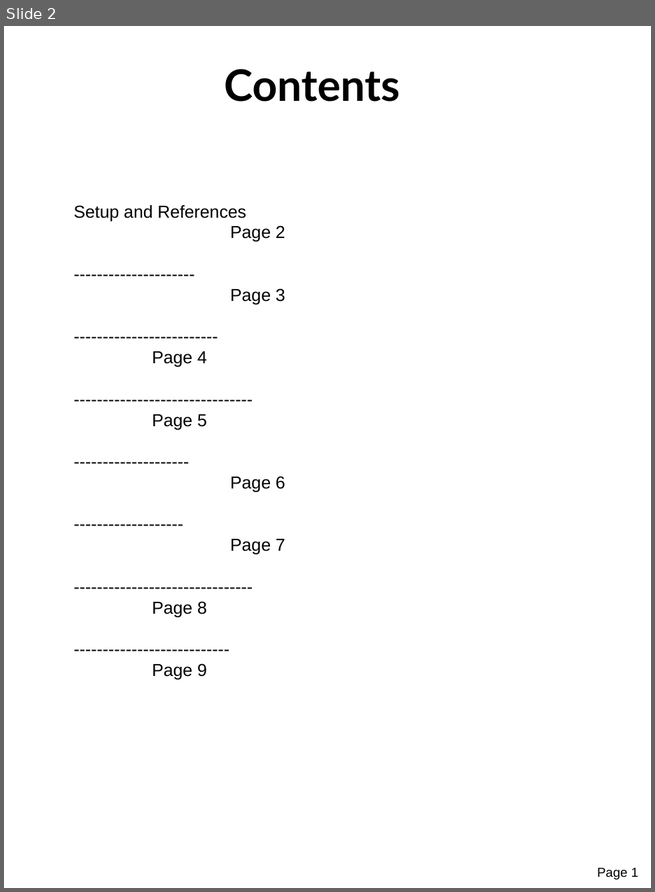
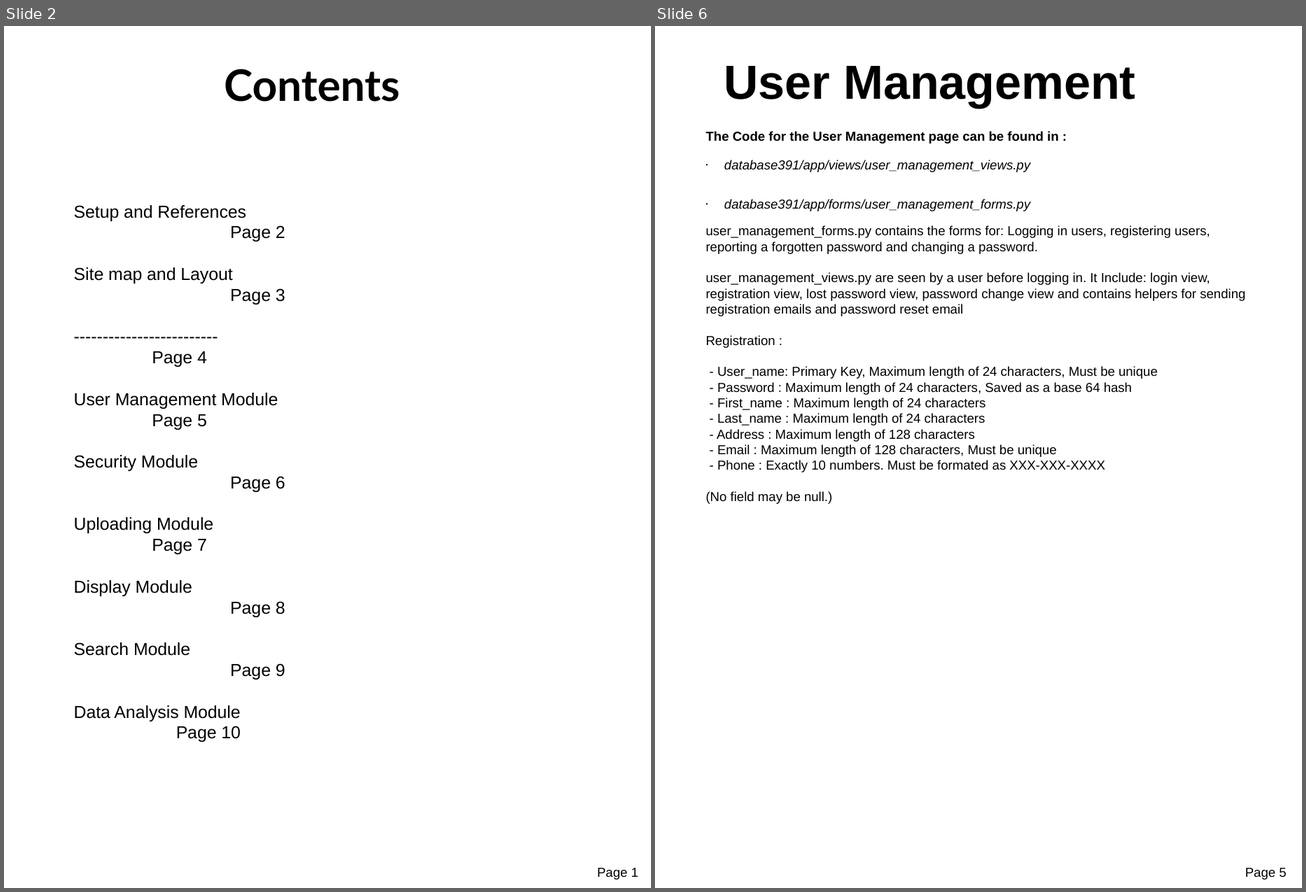
Before and after one commit to Tamarabyte/database391, a slide deck: ProjectReport.odp. Shown side by side, each under a label of ours: slide 2 before the commit, slides 2 and 6 after it; the slides between them are not shown. The pictures are 655x892 and 1306x892 pixels, drawn with LibreOffice and Linux fonts; fonts in the diff are those of the drawing. Boxes give left, top, right and bottom in pixels: in the first picture for what was removed or moved away, otherwise in the second. Text is boxed around its words. In the diff, an @@ line names an element or a change of style, - is before the commit and + after.

```diff
--- a/ProjectReport.odp
+++ b/ProjectReport.odp
@@ slide 6 added at (x1=655, y1=26, x2=1302, y2=888), background #FFFFFF @@
@@ text added at (x1=724, y1=66, x2=1135, y2=108), 44 pt, text #000000, bold @@
+User Management
@@ text added at (x1=706, y1=131, x2=1245, y2=504), 12 pt, text #000000 @@
+The Code for the User Management page can be found in :
+• database391/app/views/user_management_views.py
+• database391/app/forms/user_management_forms.py
+user_management_forms.py contains the forms for: Logging in users, registering users, reporting a forgotten password and changing a password.
+user_management_views.py are seen by a user before logging in. It Include: login view, registration view, lost password view, password change view and contains helpers for sending registration emails and password reset email
+Registration :
+- User_name: Primary Key, Maximum length of 24 characters, Must be unique
+- Password : Maximum length of 24 characters, Saved as a base 64 hash
+- First_name : Maximum length of 24 characters
+- Last_name : Maximum length of 24 characters
+- Address : Maximum length of 128 characters
+- Email : Maximum length of 128 characters, Must be unique
+- Phone : Exactly 10 numbers. Must be formated as XXX-XXX-XXXX
+(No field may be null.)
@@ text added at (x1=1245, y1=868, x2=1286, y2=880), 12 pt, text #000000 @@
+Page 5
@@ slide 2 changed as well @@
@@ text at (x1=74, y1=267, x2=285, y2=305): text changed @@
---------------------- Page 3
+Site map and Layout Page 3
@@ text at (x1=74, y1=393, x2=285, y2=742): text changed @@
-------------------------------- Page 5
--------------------- Page 6
-------------------- Page 7
-------------------------------- Page 8
---------------------------- Page 9
+User Management Module Page 5
+Security Module Page 6
+Uploading Module Page 7
+Display Module Page 8
+Search Module Page 9
+Data Analysis Module Page 10
```
Also in this commit, not shown: 2 other slides changed, 7 other slides added, 1 slide removed, 1 other file.
